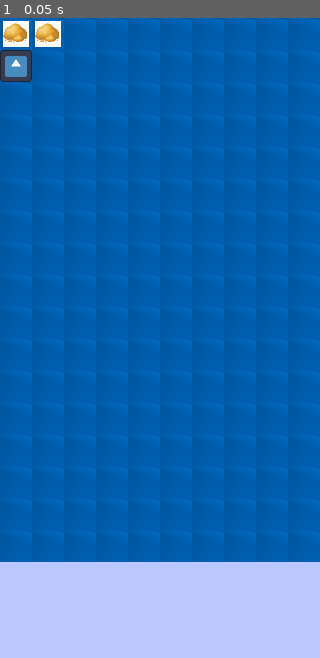
Above: before the commit, frame 1.
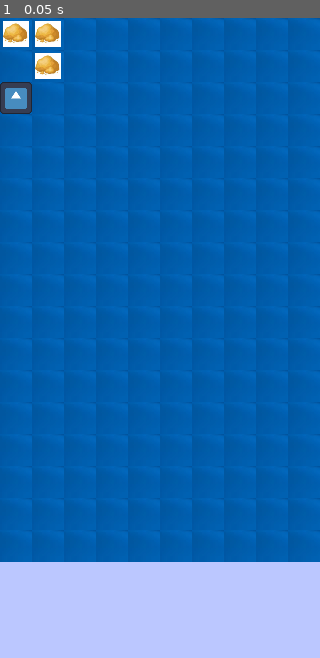
Above: after the commit, the same moment.

Repository: liu5855019/dm_sync
Game: Godot game, scene res://tscns/level.tscn
Two runs of this game, one before a commit and one after it. Both use one fixed random seed, a clock stepped at 60 frames per second and the inputs below. The engine's default icon, where the game draws it, is replaced by a stand-in: a white triangle on a blue panel in a dark square.
Inputs:
- Up to frame 1 (0.05 s): no input

The runs differ from the first frame. In frame 1, 1.3% of the frame differs, in the area x 0-20%, y 5-15%.

Commit message:
check and start

Diff:
--- a/CaiKuang/tscns/OreData.gd
+++ b/CaiKuang/tscns/OreData.gd
@@ -4,17 +4,12 @@
 
 # 属性定义
 @export var level: int = 1                # 关卡等级
-@export var position: Vector2 = Vector2.ZERO # 位置信息
+@export var position: Vector2i = Vector2i.ZERO # 位置信息
 @export var resource: int = 100
 @export var current_resource: int = 100
+var type: String = Sys.type_ore
 
 # 构造函数（可选）
-func _init(lvl: int = 1, pos: Vector2 = Vector2.ZERO):
+func _init(lvl: int = 1, pos: Vector2i = Vector2i.ZERO):
 	level = lvl
 	position = pos
-
-# 辅助方法：更新数据
-func update_data(new_level: int, new_pos: Vector2):
-	level = new_level
-	position = new_pos
-	print("数据已更新: 关卡 ", level, ", 位置 ", position)
--- a/CaiKuang/tscns/PlayerData.gd
+++ b/CaiKuang/tscns/PlayerData.gd
@@ -4,11 +4,12 @@
 
 # 属性定义
 @export var level: int = 1                   # 关卡等级
-@export var position: Vector2 = Vector2.ZERO # 位置信息
+@export var position: Vector2i = Vector2i.ZERO # 位置信息
 @export var act: int = 100
-
+var act_speed: float = 2.0
+var type: String = Sys.type_player
 
 # 构造函数（可选）
-func _init(lvl: int = 1, pos: Vector2 = Vector2.ZERO):
+func _init(lvl: int = 1, pos: Vector2i = Vector2i.ZERO):
 	level = lvl
 	position = pos
--- a/CaiKuang/tscns/level.gd
+++ b/CaiKuang/tscns/level.gd
@@ -10,9 +10,10 @@
 var player_data_list: Array = []
 
 func _ready() -> void:
-	player_data_list.append(OreData.new(1,Vector2(0,0)))
-	player_data_list.append(OreData.new(1,Vector2(1,0)))
-	player_data_list.append(PlayerData.new(1, Vector2(0, 1)))
+	player_data_list.append(OreData.new(1,Vector2(0, 0)))
+	player_data_list.append(OreData.new(1,Vector2(1, 0)))
+	player_data_list.append(OreData.new(2, Vector2(1, 1)))
+	player_data_list.append(PlayerData.new(1, Vector2(0, 2)))
 
 	reload_scene()
 
@@ -31,7 +32,6 @@
 func add_ore(data:OreData):
 	var ore = ore_scene.instantiate()
 	ore.data = data
-	ore.name = "ore"
 
 	# 步骤 C: 将瓦片坐标转换回局部坐标 (即格子的中心点或原点)
 	var snapped_local_pos = $TileMapLayer.map_to_local(data.position)
--- a/CaiKuang/tscns/ore.gd
+++ b/CaiKuang/tscns/ore.gd
@@ -1,3 +1,14 @@
 extends Node2D
 
-@export var data: OreData
+class_name Ore
+
+
+var data: OreData
+
+func cai_kuang(act: int):
+	if data.current_resource < act:
+		data.current_resource -= data.current_resource
+	else:
+		data.current_resource -= act
+
+	print(data.current_resource)
--- a/CaiKuang/tscns/player.gd
+++ b/CaiKuang/tscns/player.gd
@@ -1,4 +1,8 @@
 extends Node2D
+
+class_name  Player
+
+var data:PlayerData
 
 
 # 拖拽相关变量
@@ -7,9 +11,8 @@
 var tile_map_layer: TileMapLayer
 
 # 用于记录当前是否正在与矿石交互
-var is_near_ore = false
 var current_ore = null # 记录当前靠近的矿石节点
-var data:PlayerData
+
 
 
 func _ready():
@@ -32,6 +35,8 @@
 		var rect = Rect2(global_position - Vector2(16, 16), Vector2(32, 32)) # 假设大小为 32x32
 		if rect.has_point(get_global_mouse_position()):
 			is_dragging = true
+			current_ore = null
+
 			# 记录偏移量，让物体跟随鼠标更自然
 			drag_offset = global_position - get_global_mouse_position()
 			z_index = 10 # 拖起时置顶
@@ -45,7 +50,8 @@
 
 			snap_to_grid()
 			print("dragging end")
-			# 在这里可以调用矿石的收获函数，比如 current_ore.mine()
+
+			check_and_start()
 
 	# 3. 处理鼠标移动：更新矿工位置
 	elif event is InputEventMouseMotion and is_dragging:
@@ -62,13 +68,8 @@
 	# 步骤 B: 将局部坐标转换为瓦片地图坐标 (Vector2i)
 	# local_to_map 会自动处理取整，找到对应的格子
 	var tile_coord = tile_map_layer.local_to_map(local_pos)
-
 	# 判断是否超出范围
-	var used_rect = tile_map_layer.get_used_rect()
-	tile_coord.x = max(0, tile_coord.x)
-	tile_coord.x = min(tile_coord.x, used_rect.size.x-1)
-	tile_coord.y = max(0, tile_coord.y)
-	tile_coord.y = min(tile_coord.y, used_rect.size.y-1)
+	tile_coord = get_safe_tile_size(tile_coord)
 
 	# 步骤 C: 将瓦片坐标转换回局部坐标 (即格子的中心点或原点)
 	var snapped_local_pos = tile_map_layer.map_to_local(tile_coord)
@@ -76,11 +77,34 @@
 	# 步骤 D: 更新 Player 的最终位置
 	# 如果需要转换回全局坐标（因为 Player 是兄弟节点，不在 TileMapLayer 内部）
 	global_position = tile_map_layer.to_global(snapped_local_pos)
+	data.position = tile_coord
 
 	print("吸附到格子坐标: ", tile_coord)
 
+
+func check_and_start():
+	var tmp_ore :Ore = null
+
 	var p = get_parent()
-	#print(p.get_children())
 	for node in p.get_children():
-		print(node)
-		print(node.name)
+		if node is Ore:
+			if node.data.position == Vector2i(data.position.x, data.position.y-1) \
+				or node.data.position == Vector2i(data.position.x, data.position.y+1) \
+				or node.data.position == Vector2i(data.position.x-1, data.position.y) \
+				or node.data.position == Vector2i(data.position.x+1, data.position.y):
+
+				if tmp_ore == null:
+					tmp_ore = node;
+				elif node.data.level < tmp_ore.data.level:
+					tmp_ore = node;
+
+	current_ore = tmp_ore
+
+
+func get_safe_tile_size(size: Vector2i) -> Vector2i:
+	var used_rect = tile_map_layer.get_used_rect()
+	size.x = max(0, size.x)
+	size.x = min(size.x, used_rect.size.x-1)
+	size.y = max(0, size.y)
+	size.y = min(size.y, used_rect.size.y-1)
+	return size
--- /dev/null
+++ b/CaiKuang/tscns/sys.gd
@@ -0,0 +1,7 @@
+# sys.gd
+# 定义一个全局类名，这样其他脚本就能识别它
+class_name Sys
+
+# 定义常量
+const type_ore = "ore"
+const type_player = "player"
Not shown, added: CaiKuang/tscns/sys.gd.uid
